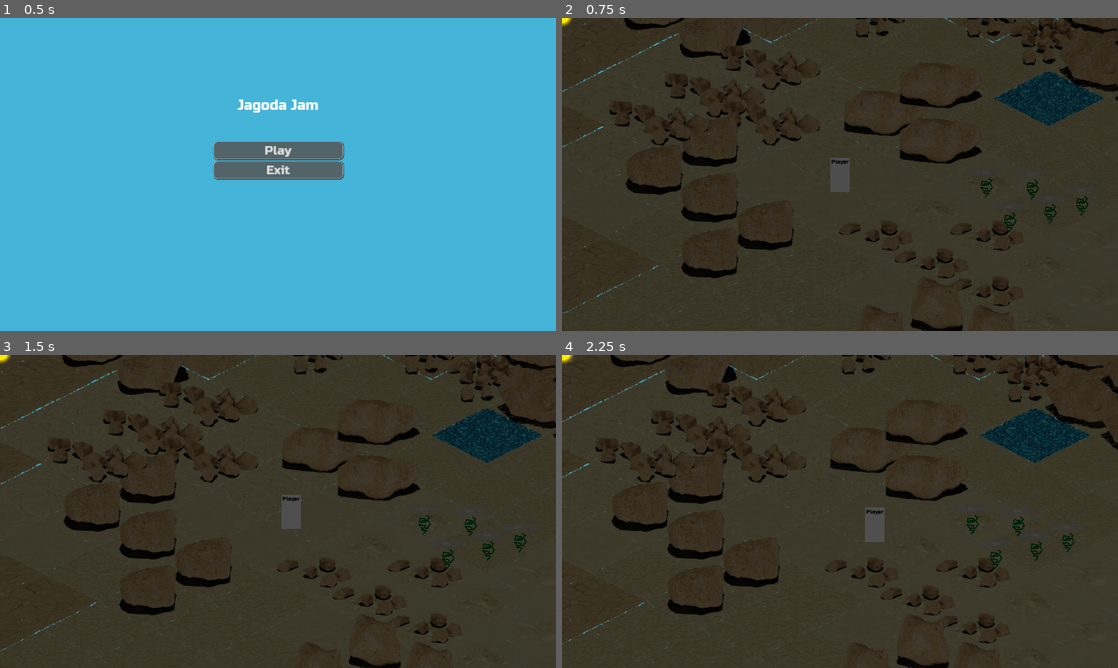
Above: before the commit, frames 1-4 (two rows, left to right).
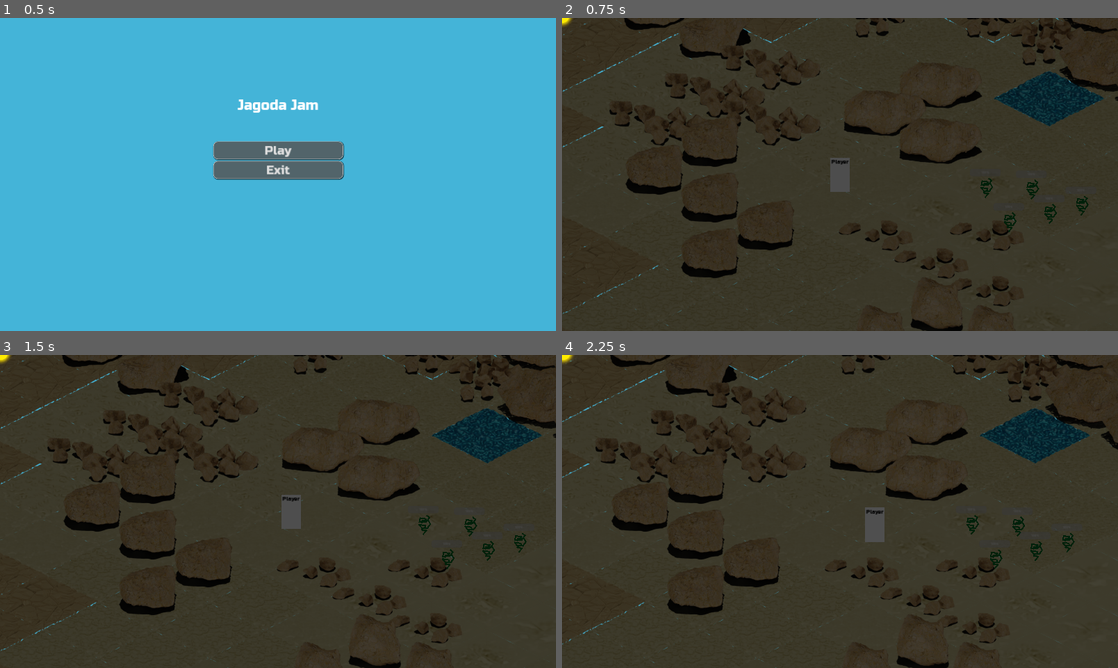
Above: after the commit, the same moments.

Repository: lorentzo/jagoda-jam
Game: Godot game, scene res://Scenes/MainMenu.tscn
The game is run twice, just before and just after one commit, with the same random seed, the same clock (stepped at 60 frames per second) and the same inputs.
Inputs:
- Up to frame 1 (0.5 s): no input
- Up to frame 2 (0.75 s): click "Play" at 0.5 s
- Up to frame 3 (1.5 s): tap Enter at 1.25 s; hold Right (walk-right) from 1.28 s (still down)
- Up to frame 4 (2.25 s): release Right (walk-right) at 2.03 s; hold Down (walk-down) from 2.03 s (still down)

Frame 1 is identical in both runs. In frame 2, 0.1% of the frame differs, in the area x 21-100%, y 7-40%; in frame 3, 0.1%; in frame 4, 0.2%, in the area x 18-100%, y 6-40%.

Commit message:
add large mountain tile

Diff:
--- a/jagoda/Assets/Tiles/BaseIslandTiles/BaseIslandTiles.tscn
+++ b/jagoda/Assets/Tiles/BaseIslandTiles/BaseIslandTiles.tscn
@@ -1,7 +1,8 @@
-[gd_scene load_steps=3 format=3 uid="uid://r3m8483dtdsd"]
+[gd_scene load_steps=4 format=3 uid="uid://r3m8483dtdsd"]
 
 [ext_resource type="TileSet" uid="uid://dmq0717soltvq" path="res://Assets/Tiles/BaseIslandTiles/BaseIslandTileMap.tres" id="1_rrheu"]
 [ext_resource type="TileSet" uid="uid://b40wlrl1aipwy" path="res://Assets/Tiles/Rocks/RocksTileSet.tres" id="2_p8he5"]
+[ext_resource type="TileSet" uid="uid://lbcx1niifxqo" path="res://Assets/Tiles/mountain/MountainTileSet.tres" id="3_e882m"]
 
 [node name="BaseIslandTiles" type="Node2D"]
 
@@ -18,3 +19,10 @@
 format = 2
 layer_0/y_sort_enabled = true
 layer_0/tile_data = PackedInt32Array(786430, 3, 0, 786431, 3, 0, 851967, 3, 0, 917502, 3, 0, 655358, 1, 0, 720894, 1, 0 …(328 unchanged characters)…
+
+[node name="TileMap" type="TileMap" parent="."]
+y_sort_enabled = true
+tile_set = ExtResource("3_e882m")
+format = 2
+layer_0/y_sort_enabled = true
+layer_0/tile_data = PackedInt32Array(-131074, 0, 0, 65537, 0, 0, 131070, 0, 0)
--- /dev/null
+++ b/jagoda/Assets/Tiles/mountain/MountainTileSet.tres
@@ -0,0 +1,13 @@
+[gd_resource type="TileSet" load_steps=3 format=3 uid="uid://lbcx1niifxqo"]
+
+[ext_resource type="Texture2D" uid="uid://gslycf1cy78o" path="res://Assets/Tiles/mountain/mountain.png" id="1_rxw03"]
+
+[sub_resource type="TileSetAtlasSource" id="TileSetAtlasSource_yemhb"]
+texture = ExtResource("1_rxw03")
+texture_region_size = Vector2i(1024, 1024)
+0:0/0 = 0
+
+[resource]
+tile_shape = 1
+tile_size = Vector2i(1024, 512)
+sources/0 = SubResource("TileSetAtlasSource_yemhb")
--- a/jagoda/Scenes/Game.tscn
+++ b/jagoda/Scenes/Game.tscn
@@ -1,7 +1,8 @@
-[gd_scene load_steps=8 format=3 uid="uid://nh83q11yvjf3"]
+[gd_scene load_steps=9 format=3 uid="uid://nh83q11yvjf3"]
 
 [ext_resource type="Script" path="res://Scenes/Game.gd" id="1_fxwml"]
 [ext_resource type="TileSet" uid="uid://dmq0717soltvq" path="res://Assets/Tiles/BaseIslandTiles/BaseIslandTileMap.tres" id="2_mb1pj"]
+[ext_resource type="TileSet" uid="uid://lbcx1niifxqo" path="res://Assets/Tiles/mountain/MountainTileSet.tres" id="3_35d8d"]
 [ext_resource type="PackedScene" uid="uid://dnrnjgb2yen1t" path="res://Scenes/Player.tscn" id="3_aaoav"]
 [ext_resource type="TileSet" uid="uid://b40wlrl1aipwy" path="res://Assets/Tiles/Rocks/RocksTileSet.tres" id="3_pmcio"]
 [ext_resource type="AudioStream" uid="uid://cha4kgf62hkx0" path="res://Assets/Sound/theme.ogg" id="4_8ifn4"]
@@ -18,9 +19,18 @@
 layer_0/y_sort_enabled = true
 layer_0/tile_data = PackedInt32Array(4, 0, 0, 65540, 0, 0, 131076, 13, 0, 65539, 13, 0, 196611, 13, 0, 262148, 11, 0, 3 …(3596 unchanged characters)…
 
+[node name="Mountain" type="TileMap" parent="."]
+y_sort_enabled = true
+tile_set = ExtResource("3_35d8d")
+format = 2
+layer_0/y_sort_enabled = true
+layer_0/tile_data = PackedInt32Array(-196608, 0, 0)
+
 [node name="rock_tiles" type="TileMap" parent="."]
+y_sort_enabled = true
 tile_set = ExtResource("3_pmcio")
 format = 2
+layer_0/y_sort_enabled = true
 layer_0/tile_data = PackedInt32Array(524288, 0, 0, 458752, 0, 0, 393216, 0, 0, 393215, 0, 0, 262144, 0, 0, -327679, 1,  …(470 unchanged characters)…
 
 [node name="CanvasModulate" type="CanvasModulate" parent="."]
Binary file added: jagoda/Assets/Tiles/mountain/mountain.png
Not shown, added: jagoda/Assets/Tiles/mountain/mountain.png.import
Not shown, added: art/tiles/tiles_mountain/mountain.png
Not shown, added: art/tiles/tiles_mountain/tile_mountain.blend
Not shown, added: art/tiles/tiles_mountain/tile_mountain.blend1
